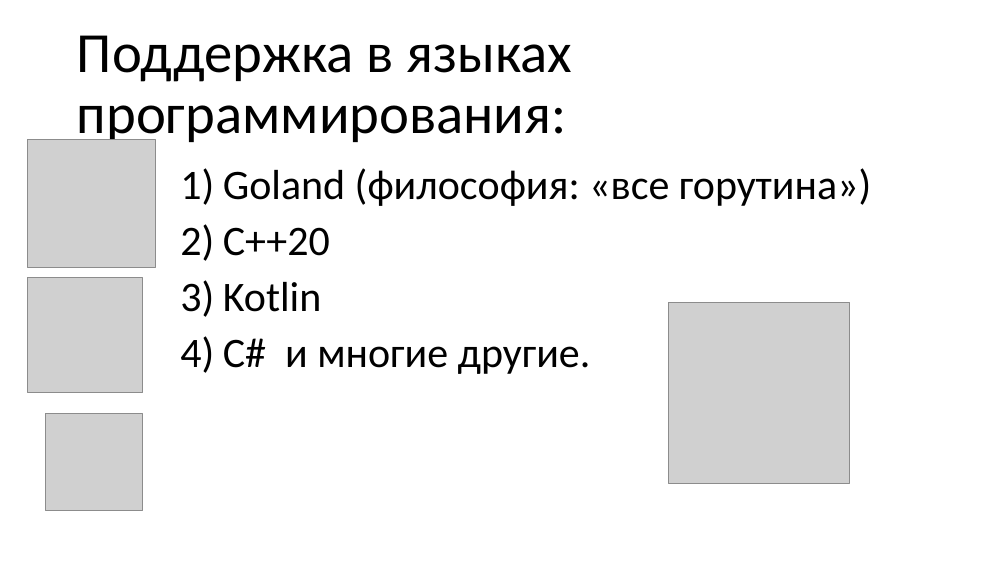
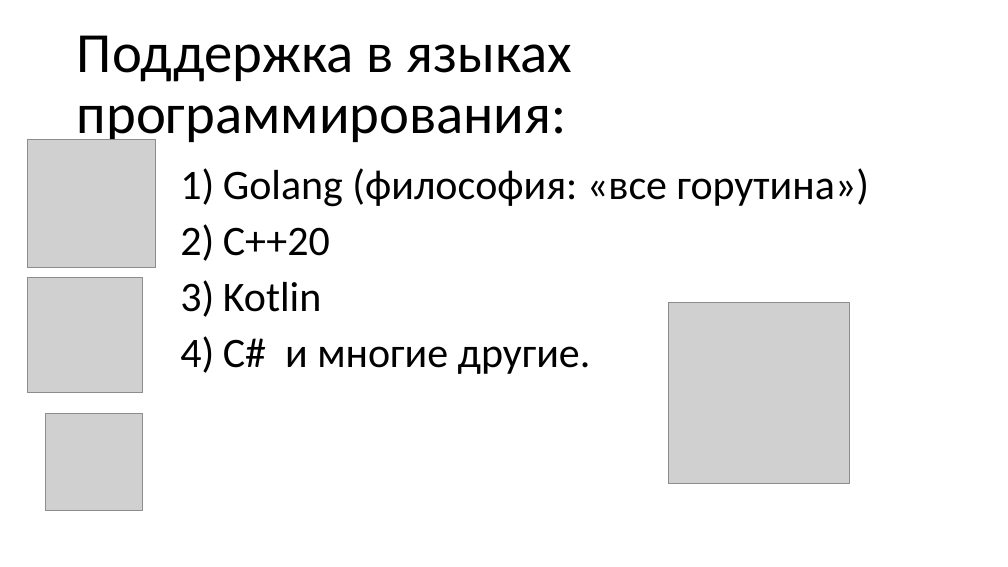
Before and after one commit to epanteleev/bachelor-s-degree, a slide deck: slide 4 of Эффективная реализация сопрограмм в управляемой среде.pptx. Drawn at 1008x567 pixels with LibreOffice and Linux fonts; fonts in the diff are those of the drawing; grey boxes stand for pictures. Boxes give left, top, right and bottom in pixels: in the first picture for what was removed or moved away, otherwise in the second. Text is boxed around its words. In the diff, an @@ line names an element or a change of style, - is before the commit and + after.

```diff
--- a/Эффективная реализация сопрограмм в управляемой среде.pptx
+++ b/Эффективная реализация сопрограмм в управляемой среде.pptx
@@ text at box(223, 168, 870, 207): text changed @@
-1) Goland (философия: «все горутина»)
+1) Golang (философия: «все горутина»)
```
Also in this commit, not shown: 2 other slides changed, 3 slides added.
